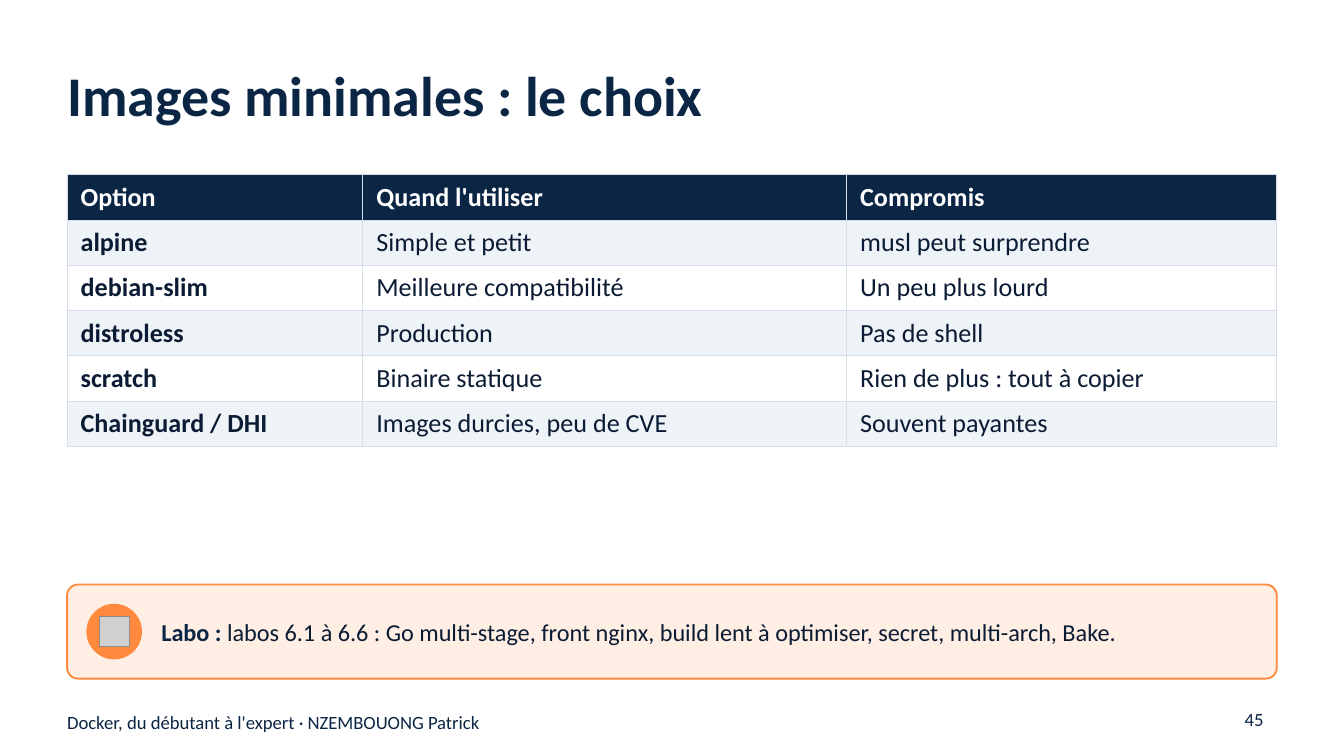
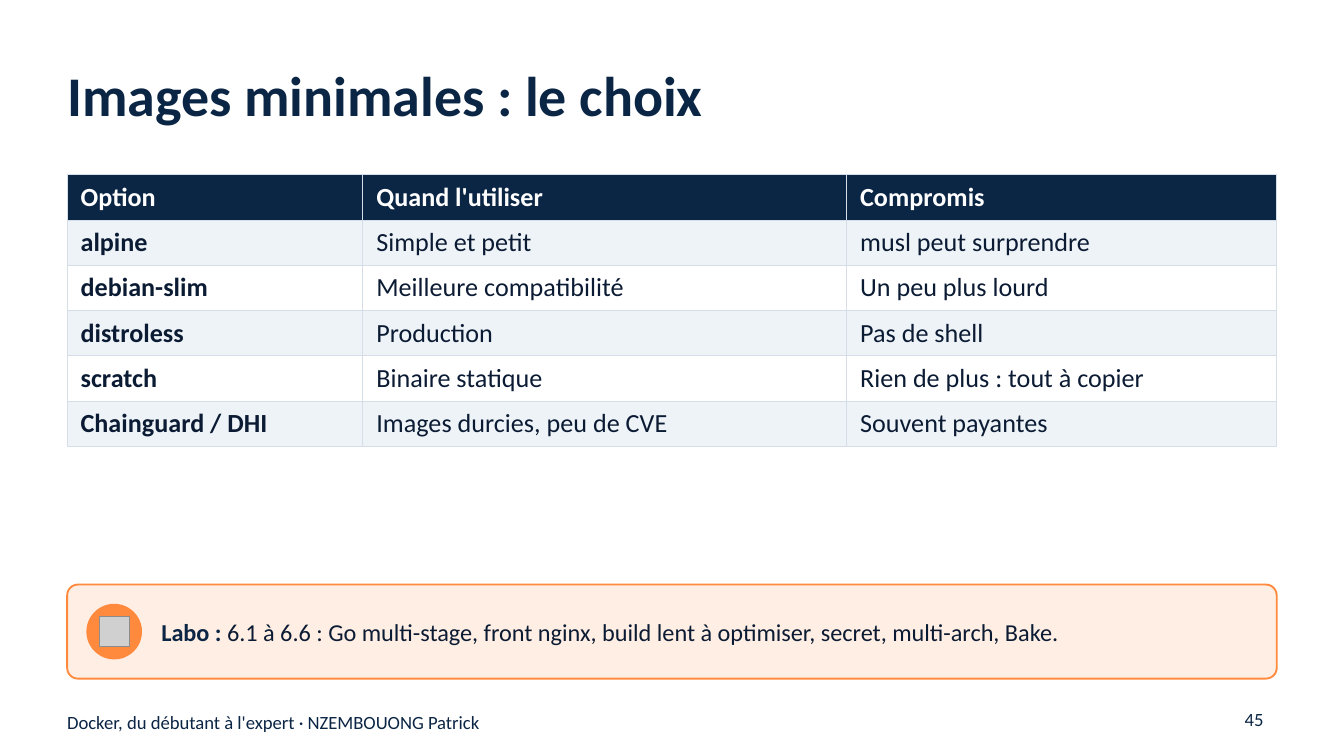
Before and after one commit to nzembouong18/Docker, a slide deck: slide 45 of support-de-cours/Docker-du-debutant-a-l-expert.pptx. Drawn at 1344x756 pixels with LibreOffice and Linux fonts; fonts in the diff are those of the drawing; grey boxes stand for pictures. Boxes give left, top, right and bottom in pixels: in the first picture for what was removed or moved away, otherwise in the second. Text is boxed around its words. In the diff, an @@ line names an element or a change of style, - is before the commit and + after.

```diff
--- a/support-de-cours/Docker-du-debutant-a-l-expert.pptx
+++ b/support-de-cours/Docker-du-debutant-a-l-expert.pptx
@@ text at box(161, 624, 1058, 645): text changed @@
-Labo : labos 6.1 à 6.6 : Go multi-stage, front nginx, build lent à optimiser, secret, multi-arch, Bake.
+Labo : 6.1 à 6.6 : Go multi-stage, front nginx, build lent à optimiser, secret, multi-arch, Bake.
```
Also in this commit, not shown: 15 other slides changed, 5 other files.
